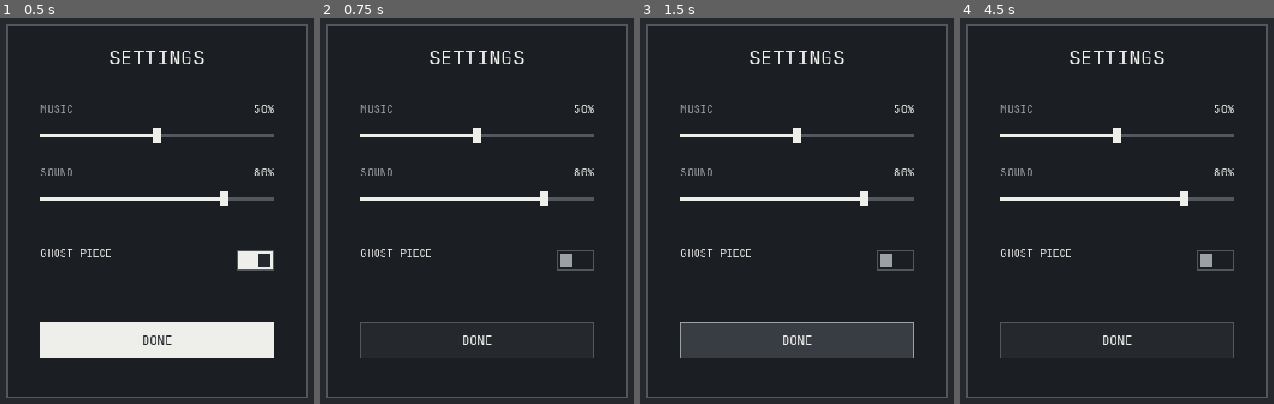
Above: before the commit, frames 1-4 (left to right).
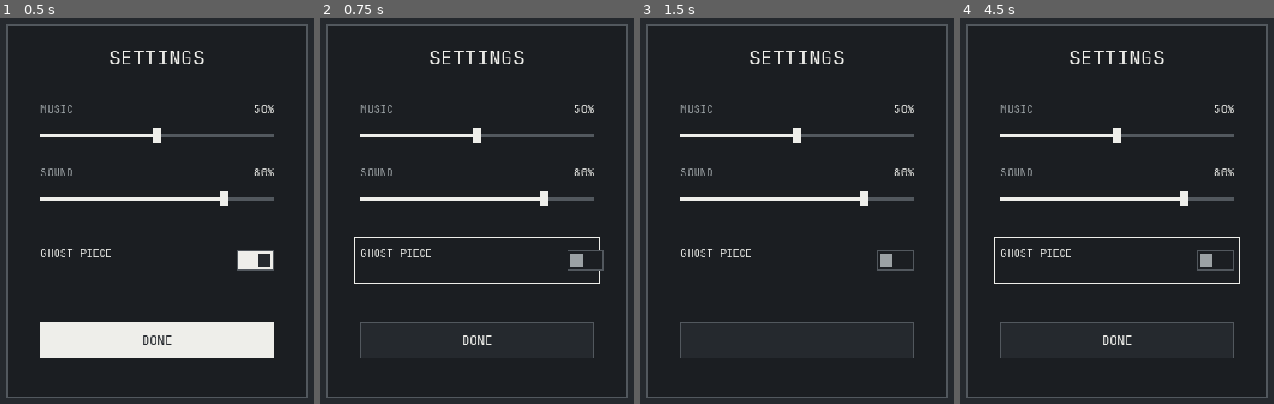
Above: after the commit, the same moments.

Repository: lijw07/Tetris
Game: Godot game, scene res://scenes/menus/settings_menu.tscn
Same seed, same stepped clock (60 frames per second), same inputs: the game is played once before the commit and once after it. This scene is started directly instead of the project's main scene.
Inputs (mouse positions are in pixels of both pictures, inside the frame that each line leads up to):
- Up to frame 1 (0.5 s): no input
- Up to frame 2 (0.75 s): click (574, 261) at 0.5 s
- Up to frame 3 (1.5 s): click "DONE" at 1.25 s
- Up to frame 4 (4.5 s): click "DONE" at 2 s; tap Enter at 2.75, 4.25 s; move the mouse to (outside the picture) at 2.77 s; hold Right (move_right) 2.78-3.53 s; hold Space (hard_drop) 2.78-3.53 s; move the mouse to (outside the picture) at 3.52 s; hold S 3.53-4.28 s; tap C (hold) at 3.6 s; move the mouse to (1195, 87) at 4.27 s; hold Right (move_right) from 4.28 s (still down); hold Up (rotate) from 4.28 s (still down)

Frame 1 is identical in both runs. In frame 2, 0.8% of the frame differs, in the area x 10-91%, y 56-69%; in frame 3, 0.4%; in frame 4, 0.5%.

Commit message:
Add menu focus navigation and settings UX
The menu system now follows mouse focus and keyboard navigation with WASD and arrow keys, keeping a single highlighted control on screen. Settings rows gain a visible focus frame, volume sliders step by 5%, and the UI theme was adjusted so selected text stays readable on light backgrounds. This also adds gameplay test coverage for menu focus behavior and key bindings.

Diff:
--- a/project.godot
+++ b/project.godot
@@ -28,6 +28,38 @@
 
 [input]
 
+ui_left={
+"deadzone": 0.5,
+"events": [Object(InputEventKey,"resource_local_to_scene":false,"resource_name":"","device":16,"window_id":0,"alt_pressed":false,"shift_pressed":false,"ctrl_pressed":false,"meta_pressed":false,"pressed":false,"keycode":4194319,"physical_keycode":0,"key_label":0,"unicode":0,"location":0,"echo":false,"script":null)
+, Object(InputEventJoypadButton,"resource_local_to_scene":false,"resource_name":"","device":-1,"button_index":13,"pressure":0.0,"pressed":false,"script":null)
+, Object(InputEventJoypadMotion,"resource_local_to_scene":false,"resource_name":"","device":-1,"axis":0,"axis_value":-1.0,"script":null)
+, Object(InputEventKey,"resource_local_to_scene":false,"resource_name":"","device":-1,"window_id":0,"alt_pressed":false,"shift_pressed":false,"ctrl_pressed":false,"meta_pressed":false,"pressed":false,"keycode":0,"physical_keycode":65,"key_label":0,"unicode":0,"location":0,"echo":false,"script":null)
+]
+}
+ui_right={
+"deadzone": 0.5,
+"events": [Object(InputEventKey,"resource_local_to_scene":false,"resource_name":"","device":16,"window_id":0,"alt_pressed":false,"shift_pressed":false,"ctrl_pressed":false,"meta_pressed":false,"pressed":false,"keycode":4194321,"physical_keycode":0,"key_label":0,"unicode":0,"location":0,"echo":false,"script":null)
+, Object(InputEventJoypadButton,"resource_local_to_scene":false,"resource_name":"","device":-1,"button_index":14,"pressure":0.0,"pressed":false,"script":null)
+, Object(InputEventJoypadMotion,"resource_local_to_scene":false,"resource_name":"","device":-1,"axis":0,"axis_value":1.0,"script":null)
+, Object(InputEventKey,"resource_local_to_scene":false,"resource_name":"","device":-1,"window_id":0,"alt_pressed":false,"shift_pressed":false,"ctrl_pressed":false,"meta_pressed":false,"pressed":false,"keycode":0,"physical_keycode":68,"key_label":0,"unicode":0,"location":0,"echo":false,"script":null)
+]
+}
+ui_up={
+"deadzone": 0.5,
+"events": [Object(InputEventKey,"resource_local_to_scene":false,"resource_name":"","device":16,"window_id":0,"alt_pressed":false,"shift_pressed":false,"ctrl_pressed":false,"meta_pressed":false,"pressed":false,"keycode":4194320,"physical_keycode":0,"key_label":0,"unicode":0,"location":0,"echo":false,"script":null)
+, Object(InputEventJoypadButton,"resource_local_to_scene":false,"resource_name":"","device":-1,"button_index":11,"pressure":0.0,"pressed":false,"script":null)
+, Object(InputEventJoypadMotion,"resource_local_to_scene":false,"resource_name":"","device":-1,"axis":1,"axis_value":-1.0,"script":null)
+, Object(InputEventKey,"resource_local_to_scene":false,"resource_name":"","device":-1,"window_id":0,"alt_pressed":false,"shift_pressed":false,"ctrl_pressed":false,"meta_pressed":false,"pressed":false,"keycode":0,"physical_keycode":87,"key_label":0,"unicode":0,"location":0,"echo":false,"script":null)
+]
+}
+ui_down={
+"deadzone": 0.5,
+"events": [Object(InputEventKey,"resource_local_to_scene":false,"resource_name":"","device":16,"window_id":0,"alt_pressed":false,"shift_pressed":false,"ctrl_pressed":false,"meta_pressed":false,"pressed":false,"keycode":4194322,"physical_keycode":0,"key_label":0,"unicode":0,"location":0,"echo":false,"script":null)
+, Object(InputEventJoypadButton,"resource_local_to_scene":false,"resource_name":"","device":-1,"button_index":12,"pressure":0.0,"pressed":false,"script":null)
+, Object(InputEventJoypadMotion,"resource_local_to_scene":false,"resource_name":"","device":-1,"axis":1,"axis_value":1.0,"script":null)
+, Object(InputEventKey,"resource_local_to_scene":false,"resource_name":"","device":-1,"window_id":0,"alt_pressed":false,"shift_pressed":false,"ctrl_pressed":false,"meta_pressed":false,"pressed":false,"keycode":0,"physical_keycode":83,"key_label":0,"unicode":0,"location":0,"echo":false,"script":null)
+]
+}
 move_left={
 "deadzone": 0.2,
 "events": [Object(InputEventKey,"resource_local_to_scene":false,"resource_name":"","device":-1,"window_id":0,"alt_press …(195 unchanged characters)…
--- a/resources/ui_theme.tres
+++ b/resources/ui_theme.tres
@@ -3,8 +3,6 @@
 [ext_resource type="FontFile" path="res://assets/fonts/jetbrains_mono_regular.ttf" id="font"]
 
 [ext_resource type="Texture2D" path="res://assets/ui/buttons/button_normal.png" id="normal"]
-
-[ext_resource type="Texture2D" path="res://assets/ui/buttons/button_hover.png" id="hover"]
 
 [ext_resource type="Texture2D" path="res://assets/ui/buttons/button_focus.png" id="focus"]
 
@@ -20,17 +18,6 @@
 
 [sub_resource type="StyleBoxTexture" id="normal"]
 texture = ExtResource("normal")
-texture_margin_left = 2.0
-texture_margin_top = 2.0
-texture_margin_right = 2.0
-texture_margin_bottom = 2.0
-content_margin_left = 14.0
-content_margin_right = 14.0
-content_margin_top = 8.0
-content_margin_bottom = 8.0
-
-[sub_resource type="StyleBoxTexture" id="hover"]
-texture = ExtResource("hover")
 texture_margin_left = 2.0
 texture_margin_top = 2.0
 texture_margin_right = 2.0
@@ -85,12 +72,20 @@
 content_margin_top = 2.0
 content_margin_bottom = 2.0
 
+[sub_resource type="StyleBoxFlat" id="FocusFrame"]
+draw_center = false
+border_width_left = 2
+border_width_top = 2
+border_width_right = 2
+border_width_bottom = 2
+border_color = Color(0.933333, 0.933333, 0.917647, 1)
+
 [resource]
 default_font = ExtResource("font")
 default_font_size = 15
 Label/colors/font_color = Color(0.933333, 0.933333, 0.917647, 1)
 Button/styles/normal = SubResource("normal")
-Button/styles/hover = SubResource("hover")
+Button/styles/hover = SubResource("normal")
 Button/styles/focus = SubResource("focus")
 Button/styles/pressed = SubResource("pressed")
 Button/styles/disabled = SubResource("disabled")
@@ -101,7 +96,7 @@
 Button/colors/font_hover_pressed_color = Color(0.145098, 0.160784, 0.180392, 1)
 Button/colors/font_disabled_color = Color(0.4, 0.427451, 0.45098, 1)
 OptionButton/styles/normal = SubResource("normal")
-OptionButton/styles/hover = SubResource("hover")
+OptionButton/styles/hover = SubResource("normal")
 OptionButton/styles/focus = SubResource("focus")
 OptionButton/styles/pressed = SubResource("pressed")
 OptionButton/styles/disabled = SubResource("disabled")
@@ -123,5 +118,7 @@
 CheckButton/styles/hover = SubResource("Empty")
 CheckButton/styles/pressed = SubResource("Empty")
 CheckButton/styles/focus = SubResource("Empty")
+FocusFrame/base_type = &"Panel"
+FocusFrame/styles/panel = SubResource("FocusFrame")
 CheckButton/colors/font_color = Color(0.933333, 0.933333, 0.917647, 1)
 CheckButton/colors/font_pressed_color = Color(0.933333, 0.933333, 0.917647, 1)
--- a/scenes/menus/settings_menu.tscn
+++ b/scenes/menus/settings_menu.tscn
@@ -36,6 +36,13 @@
 offset_top = 104
 offset_right = 660
 offset_bottom = 552
+
+[node name="FocusFrame" type="Panel" parent="."]
+visible = false
+offset_right = 40
+offset_bottom = 40
+mouse_filter = 2
+theme_type_variation = &"FocusFrame"
 
 [node name="Title" type="Label" parent="."]
 offset_left = 300
--- a/scenes/ui/controls/slider.tscn
+++ b/scenes/ui/controls/slider.tscn
@@ -9,4 +9,4 @@
 offset_bottom = 24
 theme = ExtResource("1")
 value = 50.0
-step = 1.0
+step = 5.0
--- a/scripts/menus/menu_screen.gd
+++ b/scripts/menus/menu_screen.gd
@@ -5,11 +5,17 @@
 signal setting_changed(setting: String, value: Variant)
 signal sound_requested(sound: StringName)
 
+const FOCUS_FRAME_PADDING := 8.0
+
 @export var cancel_action := ""
+
+@onready var _focus_frame := get_node_or_null("FocusFrame") as Control
 
 
 func _ready() -> void:
 	for child in get_children():
+		if child is Control and child.focus_mode != Control.FOCUS_NONE:
+			_make_focus_follow_mouse(child)
 		if child is Button and child.has_meta("action"):
 			_connect_action_button(child)
 		if child.has_meta("setting"):
@@ -30,9 +36,37 @@
 	action_requested.emit(cancel_action)
 
 
+func _make_focus_follow_mouse(control: Control) -> void:
+	control.mouse_entered.connect(control.grab_focus)
+	control.focus_entered.connect(_navigation_sound.bind(control))
+	control.focus_entered.connect(_frame_focused_row.bind(control))
+	if control is Button:
+		control.focus_entered.connect(_keep_text_readable_while_focused.bind(control))
+		control.focus_exited.connect(control.remove_theme_color_override.bind("font_hover_color"))
+
+
+func _frame_focused_row(control: Control) -> void:
+	if not _focus_frame:
+		return
+	var row_label := _row_label_for(control)
+	_focus_frame.visible = row_label != null
+	if row_label:
+		var row := row_label.get_rect().merge(control.get_rect()).grow(FOCUS_FRAME_PADDING)
+		_focus_frame.position = row.position
+		_focus_frame.size = row.size
+
+
+func _row_label_for(control: Control) -> Control:
+	if not control.has_meta("setting"):
+		return null
+	return get_node_or_null(str(control.get_meta("setting")).capitalize() + "Label") as Control
+
+
+func _keep_text_readable_while_focused(button: Button) -> void:
+	button.add_theme_color_override("font_hover_color", button.get_theme_color("font_focus_color"))
+
+
 func _connect_action_button(button: Button) -> void:
-	button.mouse_entered.connect(_navigation_sound.bind(button))
-	button.focus_entered.connect(_navigation_sound.bind(button))
 	button.pressed.connect(func() -> void:
 		var action := str(button.get_meta("action"))
 		_play_action_sound(action)
@@ -43,8 +77,6 @@
 
 
 func _connect_setting_control(control: Control) -> void:
-	control.mouse_entered.connect(_navigation_sound.bind(control))
-	control.focus_entered.connect(_navigation_sound.bind(control))
 	var setting := str(control.get_meta("setting"))
 	if control is Range:
 		control.value_changed.connect(func(value: float) -> void: _on_setting_changed(control, setting, value))
--- a/tests/gameplay_rules.gd
+++ b/tests/gameplay_rules.gd
@@ -23,6 +23,7 @@
 	check_scoring()
 	check_screen_scaling()
 	check_key_bindings()
+	check_menu_navigation_keys()
 	await check_game_flow()
 	await process_frame
 	print("gameplay_rules: %d checks, %d failures" % [checks, failures.size()])
@@ -104,6 +105,7 @@
 	await process_frame
 	var gameplay = main.gameplay
 	check(main.current_menu == "main_menu", "Game opens on main menu")
+	check_menu_focus(main.menu)
 	check(not gameplay.visible, "Board hidden behind main menu")
 	main.menu.get_node("PlayButton").pressed.emit()
 	await process_frame
@@ -143,6 +145,7 @@
 	check(main.menu.get_node_or_null("BoardPreview") == null, "Pause shows the live board behind it")
 	main.menu.get_node("SettingsButton").pressed.emit()
 	await process_frame
+	check_settings_focus(main.menu)
 	main.menu.get_node("GhostToggle").toggled.emit(false)
 	check(not gameplay.get_node("Playfield/Ghost").visible, "Ghost setting hides ghost")
 	main.menu.get_node("GhostToggle").toggled.emit(true)
@@ -211,3 +214,36 @@
 		var documented: Array = expected[action].duplicate()
 		documented.sort()
 		check(bound == documented, "%s is bound only to the keys shown in the UI" % action)
+
+
+func check_menu_focus(menu: MenuScreen) -> void:
+	var play_button: Button = menu.get_node("PlayButton")
+	var how_to_play_button: Button = menu.get_node("HowToPlayButton")
+	check(play_button.has_focus(), "Play starts selected")
+	how_to_play_button.mouse_entered.emit()
+	check(how_to_play_button.has_focus() and not play_button.has_focus(), "Hovering a button selects it so only one button is highlighted")
+	var focused_hover_text := how_to_play_button.get_theme_color("font_hover_color")
+	check(focused_hover_text == how_to_play_button.get_theme_color("font_focus_color"), "Hovered selected button keeps dark text on its light background")
+	check(play_button.get_theme_color("font_hover_color") == play_button.get_theme_color("font_color"), "Unselected button keeps light text when hovered")
+	play_button.grab_focus()
+
+
+func check_menu_navigation_keys() -> void:
+	var expected := {"ui_up": KEY_W, "ui_down": KEY_S, "ui_left": KEY_A, "ui_right": KEY_D}
+	for action in expected:
+		var keys: Array = InputMap.action_get_events(action).filter(func(event: InputEvent) -> bool: return event is InputEventKey).map(func(event: InputEventKey) -> int: return event.physical_keycode if event.physical_keycode else event.keycode)
+		check(keys.has(expected[action]), "%s navigates menus with WASD" % action)
+
+
+func check_settings_focus(menu: MenuScreen) -> void:
+	var frame: Control = menu.get_node("FocusFrame")
+	var music_slider: HSlider = menu.get_node("MusicSlider")
+	var music_row: Rect2 = (menu.get_node("MusicLabel") as Control).get_rect().merge(music_slider.get_rect())
+	check(not frame.visible, "Settings frame is hidden while Done is selected")
+	music_slider.grab_focus()
+	check(frame.visible and frame.get_rect().encloses(music_row), "Selected setting row is framed")
+	menu.get_node("GhostToggle").grab_focus()
+	check(frame.get_rect().encloses((menu.get_node("GhostLabel") as Control).get_rect()) and not frame.get_rect().intersects(music_row), "Frame follows the selected setting")
+	check(music_slider.step == 5.0, "Volume adjusts in 5% steps")
+	menu.get_node("DoneButton").grab_focus()
+	check(not frame.visible, "Frame hides when Done is selected again")
Not shown, changed: README.md
